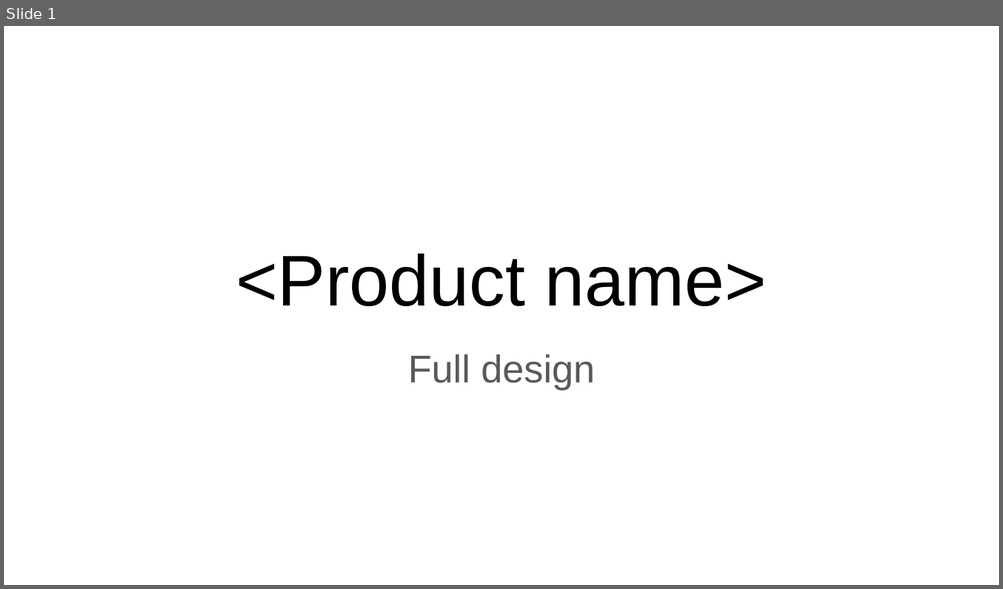
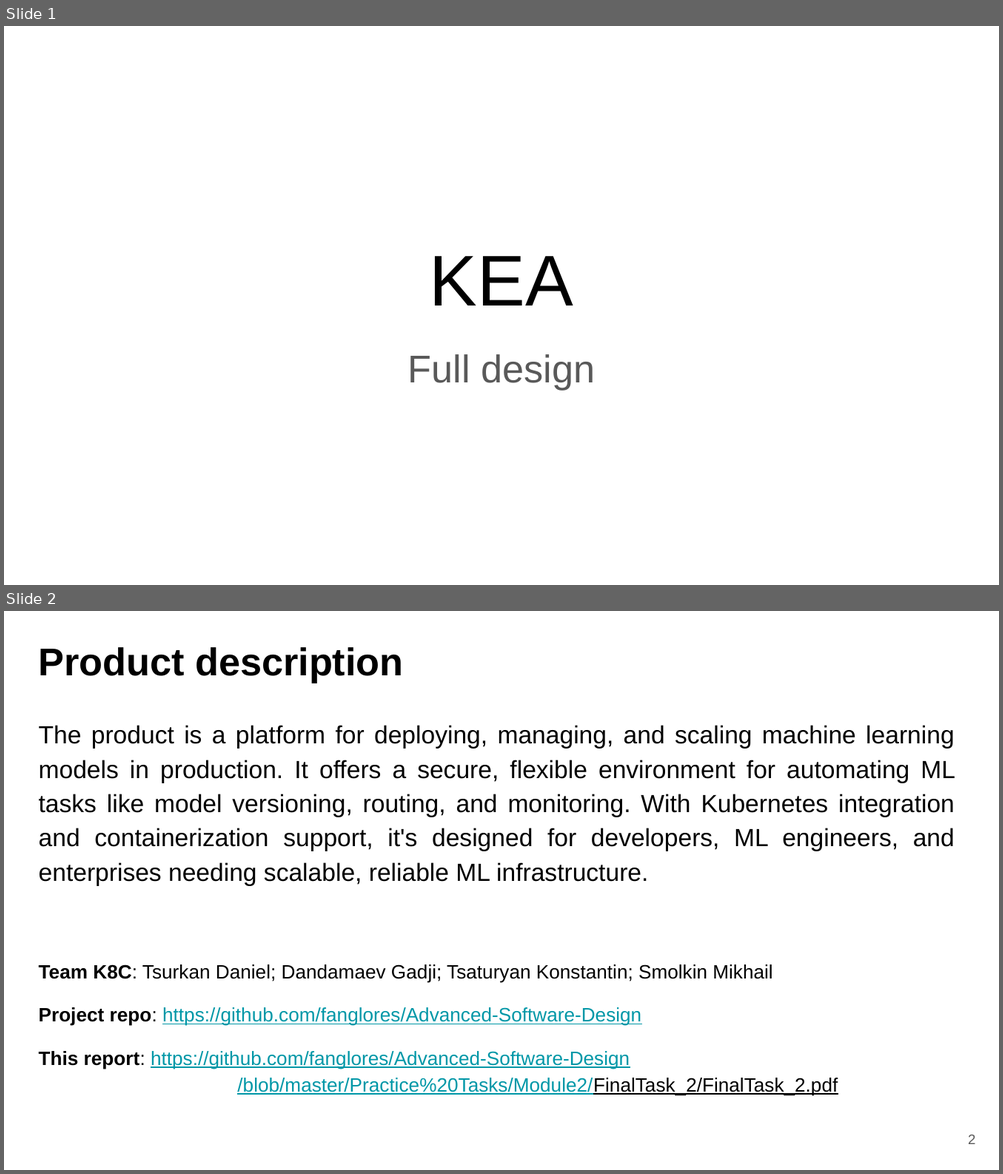
Before and after one commit to fanglores/Advanced-Software-Design, a slide deck: PracticeTasks/Module2/FinalTask_2/FinalTask_2.pptx. Shown one above the other, each under a label of ours: slide 1 before the commit, slides 1 and 2 after it. The pictures are 1003x589 and 1003x1174 pixels, drawn with LibreOffice and Linux fonts; fonts in the diff are those of the drawing. Boxes give left, top, right and bottom in pixels: in the first picture for what was removed or moved away, otherwise in the second. Text is boxed around its words. In the diff, an @@ line names an element or a change of style, - is before the commit and + after.

Commit message:
prototype final task

```diff
--- a/PracticeTasks/Module2/FinalTask_2/FinalTask_2.pptx
+++ b/PracticeTasks/Module2/FinalTask_2/FinalTask_2.pptx
@@ slide 2 added at [4,611,999,1170], background #FFFFFF @@
@@ title added at [39,647,403,683], 28 pt, text #000000, bold @@
+Product description
@@ text added at [39,725,955,1096], 18 pt, text #000000 @@
+The product is a platform for deploying, managing, and scaling machine learning models in production. It offers a secure, flexible environment for automating ML tasks like model versioning, routing, and monitoring. With Kubernetes integration and containerization support, it's designed for developers, ML engineers, and enterprises needing scalable, reliable ML infrastructure.
+Team K8C: Tsurkan Daniel; Dandamaev Gadji; Tsaturyan Konstantin; Smolkin Mikhail
+Project repo: https://github.com/fanglores/Advanced-Software-Design
+This report: https://github.com/fanglores/Advanced-Software-Design
+/blob/master/Practice%20Tasks/Module2/FinalTask_2/FinalTask_2.pdf
@@ page number added at [967,1135,975,1145], 10 pt, text #595959 @@
+2
@@ slide 1 changed as well @@
@@ title at [430,256,573,306]: text changed @@
-<Product name>
+KEA
```
Also in this commit, not shown: 2 other slides changed, 13 other slides added, 13 slides removed, 2 other files.
